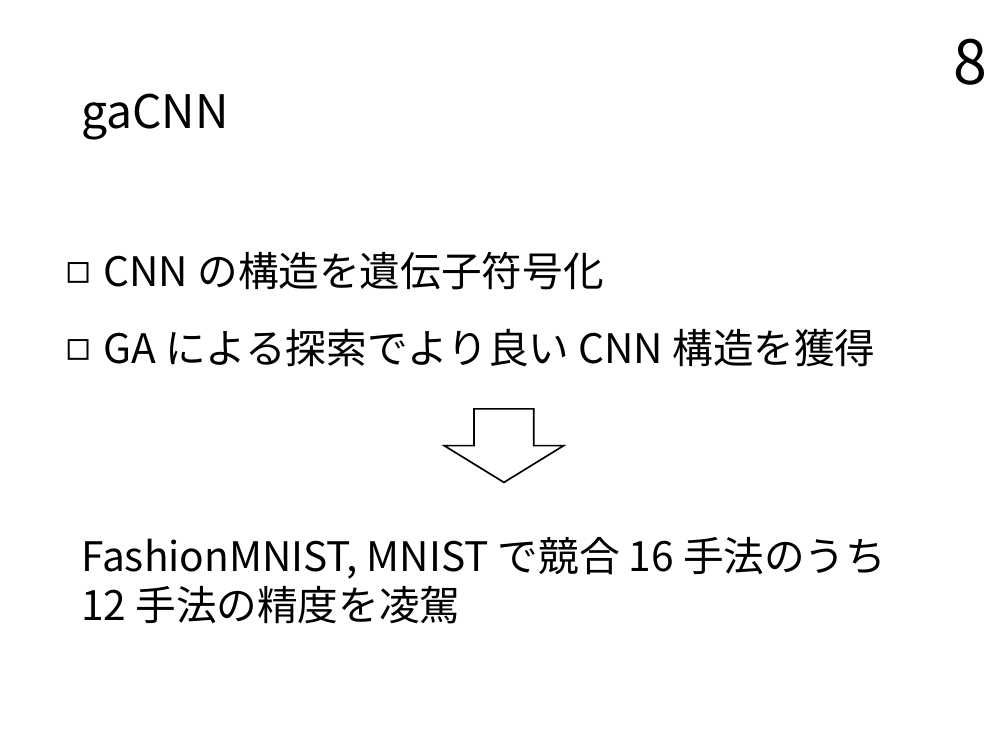
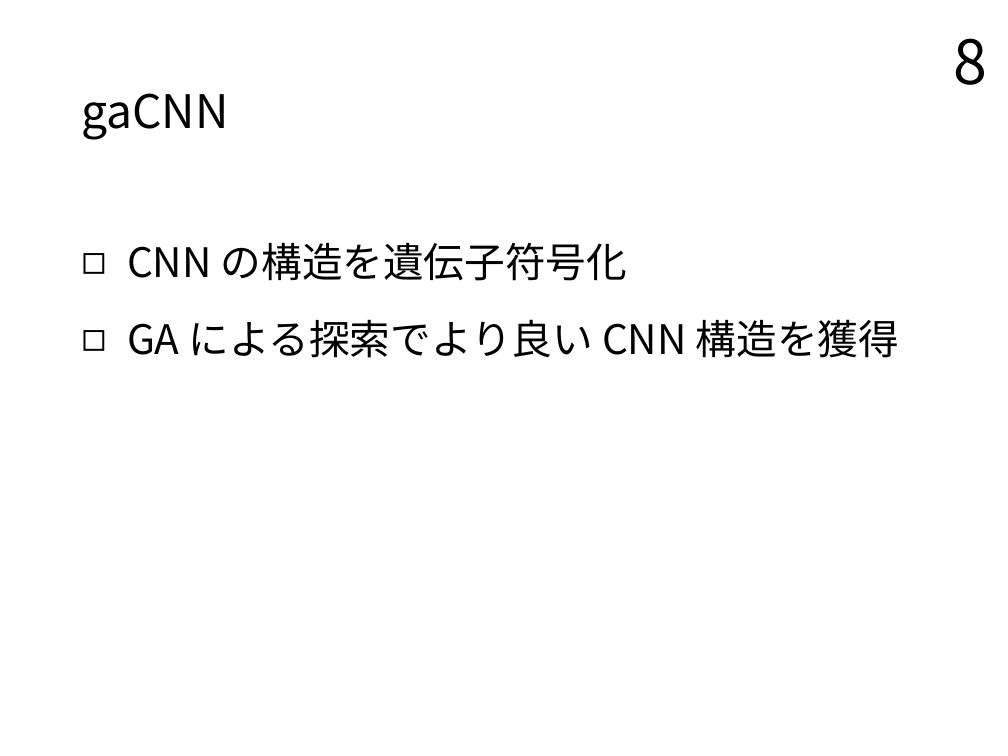
Before and after one commit to TairaTomotaka/kadai, a slide deck: slide 8 of prsn/20230124_prsn_taira.pptx. Drawn at 1008x756 pixels with LibreOffice and Linux fonts; fonts in the diff are those of the drawing. Boxes give left, top, right and bottom in pixels: in the first picture for what was removed or moved away, otherwise in the second. Text is boxed around its words. In the diff, an @@ line names an element or a change of style, - is before the commit and + after.

```diff
--- a/prsn/20230124_prsn_taira.pptx
+++ b/prsn/20230124_prsn_taira.pptx
@@ text "CNN の構造を遺伝子符号化" moved from (x1=104, y1=252, x2=875, y2=367) to (x1=127, y1=243, x2=899, y2=358) @@
@@ text "CNN の構造を遺伝子符号化" at (x1=127, y1=243, x2=899, y2=358): indent changed @@
@@ down arrow removed at (x1=444, y1=408, x2=563, y2=481) @@
@@ text removed at (x1=81, y1=537, x2=886, y2=624) @@
-FashionMNIST, MNIST で競合 16 手法のうち 12 手法の精度を凌駕
```
Also in this commit, not shown: 27 other slides changed, 2 slides removed, 5 other files.
